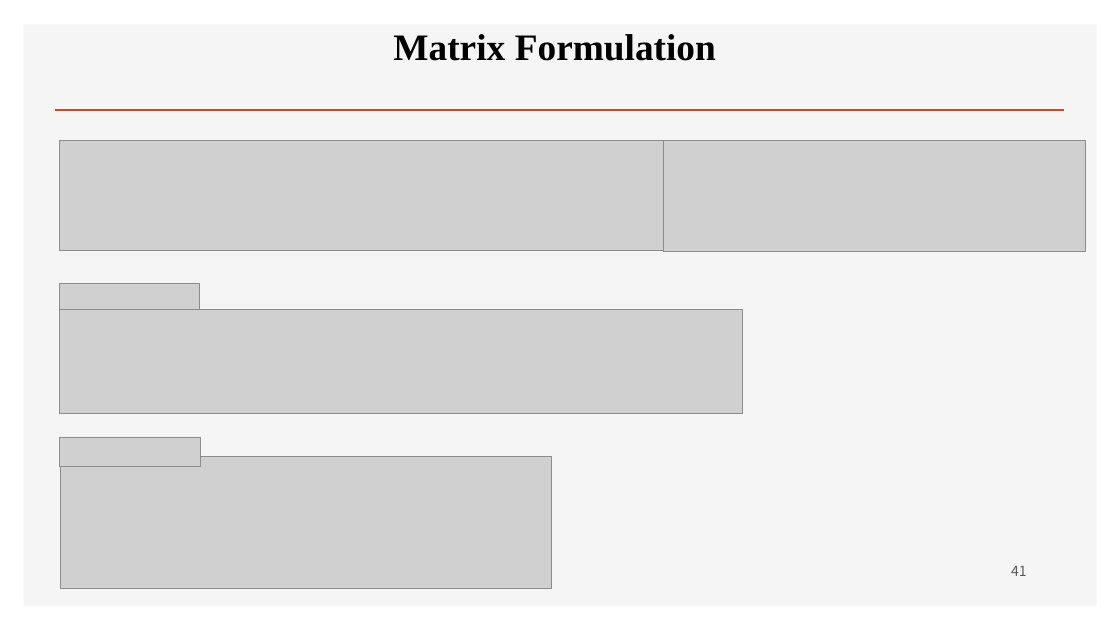
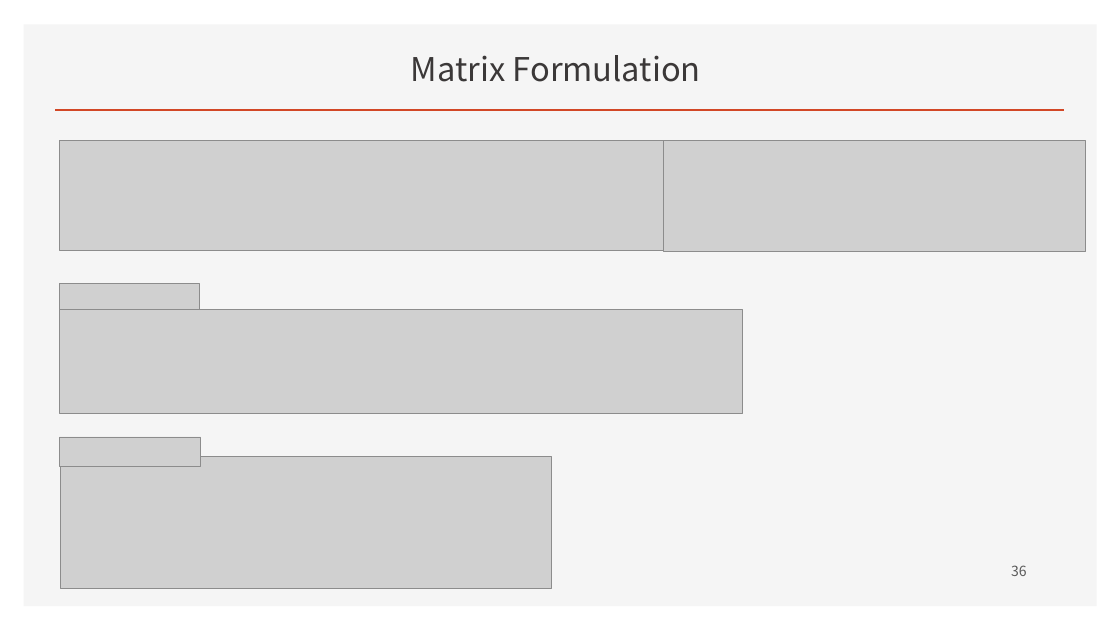
Before and after one commit to ancestor9/mathematics-for-machine-learning, a slide deck: slide 36 of w4_Perceptron_Regression.pptx (slide 41 before the commit). Drawn at 1120x630 pixels with LibreOffice and Linux fonts; fonts in the diff are those of the drawing; grey boxes stand for pictures; background and template pictures are left out. Boxes give left, top, right and bottom in pixels: in the first picture for what was removed or moved away, otherwise in the second. Text is boxed around its words. In the diff, an @@ line names an element or a change of style, - is before the commit and + after.

```diff
--- a/w4_Perceptron_Regression.pptx
+++ b/w4_Perceptron_Regression.pptx
@@ text "Matrix Formulation": place and size @@
-text "Matrix Formulation" at <box>393,34,716,61</box>
+text "Matrix Formulation" at <box>411,55,701,82</box>
@@ text "Matrix Formulation" at <box>411,55,701,82</box>: size 32 to 28 pt, font Times New Roman to Noto Sans CJK KR, text colour #000000 to #3B3838, bold off @@
@@ page number at <box>1011,565,1027,576</box>: text changed @@
-41
+36
```
Also in this commit, not shown: 20 other slides changed, 5 slides removed.
